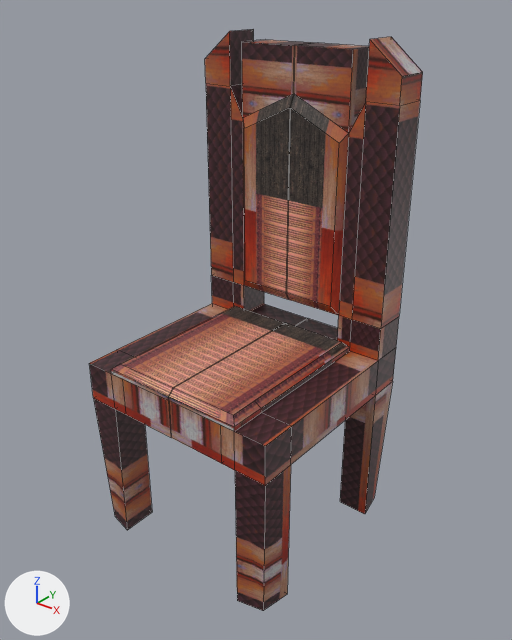
Renders of the FBX model Assets/Prefab/LEVEL/Objects/chair.fbx from each side of a commit.
Before and after are seen from a camera (50 mm lens) standing at (1.182, -1.528, 1.593) and looking at (0.032, -0.09, 0.702). Every picture has the same lights, and +X, +Y and +Z are marked at lower left. The picture after the commit comes second. Mesh edges are drawn as thin lines. Where no turn or scale is listed for an object, it has been applied to the vertices.

In view in the first picture: 'chair'.
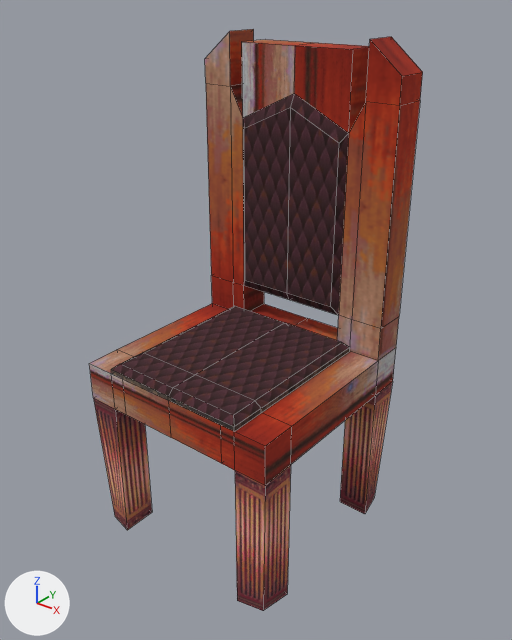
Edits to the bpy script that builds the scene:
```text
Change mat_chair_type_1:
    mat_chair_type_1.roughness: 0.5 -> 1.0
Change me_cube_035:
    used by ob_chair; location = (0.0, 0.0, 0.0)
    remove me_cube_035.from_pydata(...)  # 152 vertices, 130 faces; spans x -0.325..0.325, y -0.42..0.223, z 0.005..1.452
    add me_cube_035.from_pydata(...)  # 134 vertices, 133 faces; spans x -0.325..0.325, y -0.42..0.223, z 0.005..1.452
    me_cube_035 part 1
    21 vertices are removed from x -0.208..0.208, y -0.42..0.223, z 0.461..1.426
    24 faces are deleted
    3 vertices are added at (-0.208, -0.315, 0.61), (0.208, -0.315, 0.61), (-0.001, -0.315, 0.61)
    27 new faces join them
    me_cube_035 part 2: 106 kept faces spanning x -0.325..0.325, y -0.42..0.223, z 0.005..1.452 get new texture (UV) coordinates
```

Location of each change, (x1, y1, x2, y2) in pixels of the pictures (512 x 640 px; the box of a moved part takes in the faces that stretch with it):
'chair', surface changed, reshaped: (89, 29, 423, 611) in both
part 1 of me_cube_035, moved or reshaped: (111, 43, 369, 437) in both
part 2 of me_cube_035, surface changed: (89, 29, 423, 611) in both
